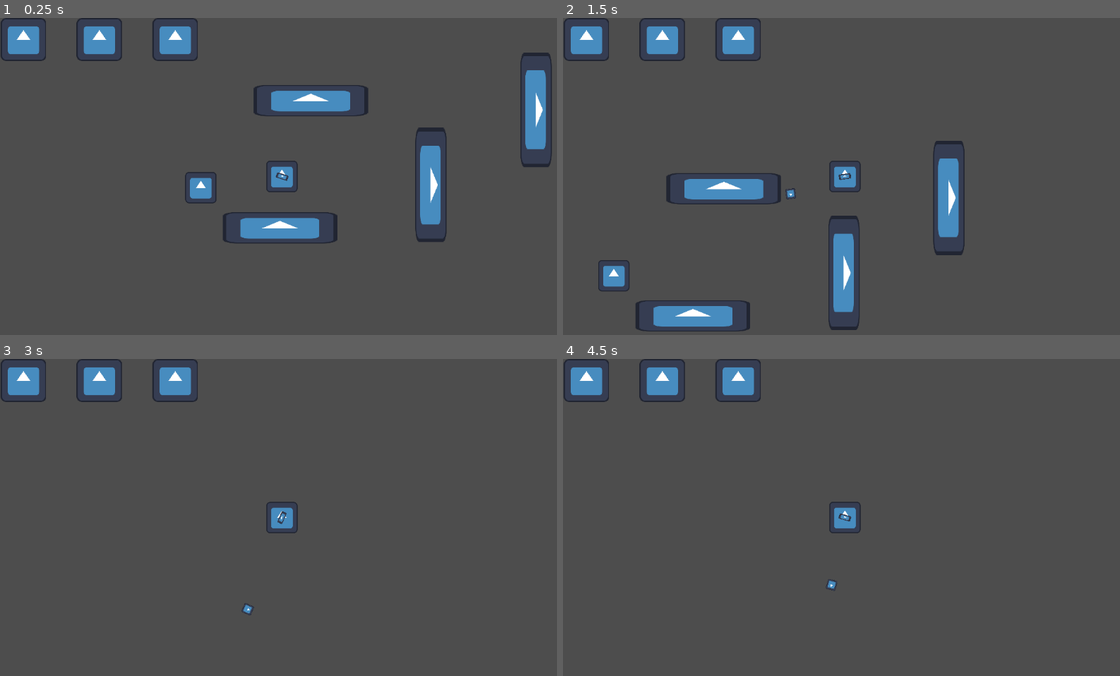
Above: before the commit, frames 1-4 (two rows, left to right).
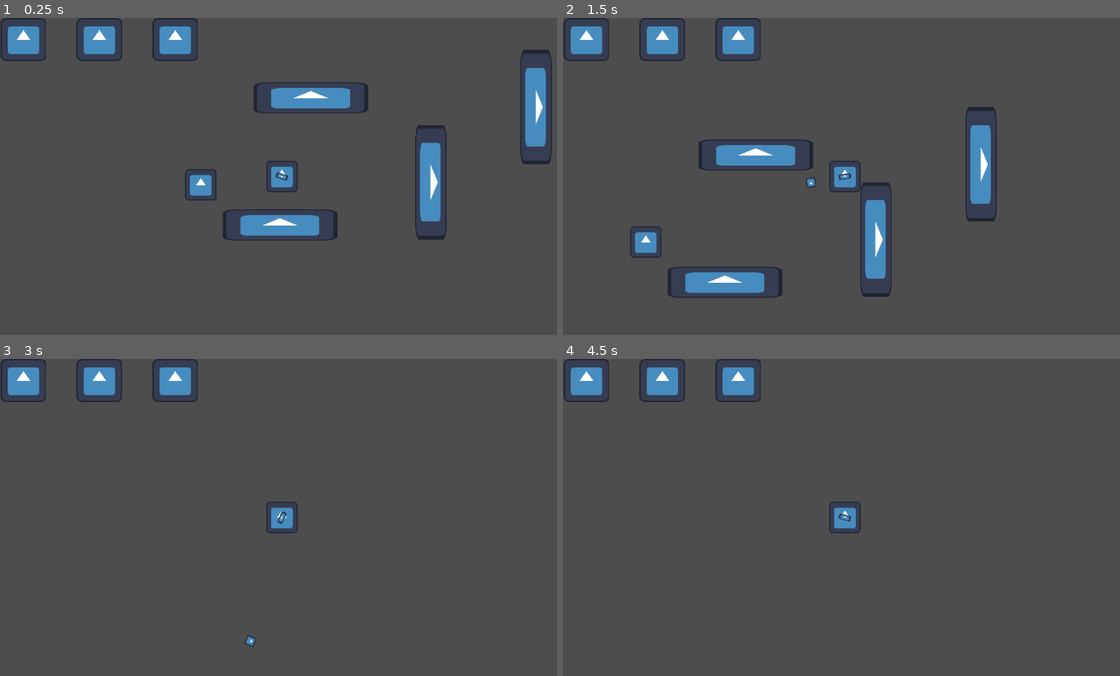
Above: after the commit, the same moments.

Repository: Sn0wy8/Haven
Game: Godot game, scene res://Scenes/main.tscn
Same seed, same stepped clock (60 frames per second), same inputs: the game is played once before the commit and once after it. The engine's default icon, where the game draws it, is replaced by a stand-in: a white triangle on a blue panel in a dark square.
Inputs (mouse positions are in pixels of both pictures, inside the frame that each line leads up to):
- Up to frame 1 (0.25 s): no input
- Up to frame 2 (1.5 s): move the mouse to (969, 160) at 0.52 s; hold W (UP) 0.53-1.28 s; hold D (RIGHT) from 0.53 s (still down); move the mouse to (730, 192) at 1.27 s; click (730, 192) at 1.35 s
- Up to frame 3 (3 s): tap W (UP) at 1.52, 1.55, 1.82 s; move the mouse to (339, 447) at 2.02 s; release D (RIGHT) at 2.03 s; hold A (LEFT) 2.03-2.78 s; hold W (UP) 2.03-2.78 s; move the mouse to (256, 580) at 2.77 s; hold D (RIGHT) from 2.78 s (still down); click (256, 580) at 2.85 s
- Up to frame 4 (4.5 s): tap W (UP) at 3.02, 3.05, 3.32 s; tap Enter at 3.5 s; move the mouse to (1014, 565) at 3.52 s; hold W (UP) 3.53-4.28 s; tap Space at 4.25 s; move the mouse to (674, 469) at 4.27 s; release D (RIGHT) at 4.28 s; hold A (LEFT) from 4.28 s (still down); click (674, 469) at 4.35 s

The runs differ from the first frame. In frame 1, 2.0% of the frame differs, in the area x 33-99%, y 10-72%; in frame 2, 10%, in the area x 6-78%, y 28-99%; in frame 3, less than 0.1%; in frame 4, less than 0.1%.

Commit message:
milk

Diff:
--- /dev/null
+++ b/haven/Scenes/MILK.tscn
@@ -0,0 +1,53 @@
+[gd_scene format=3 uid="uid://dxl0su5loavi0"]
+
+[ext_resource type="Texture2D" uid="uid://b7hg4shbn4cw" path="res://Assets/Sprites/the milk.png" id="1_4awyf"]
+[ext_resource type="Script" uid="uid://bih6xbne1hc2f" path="res://Scenes/MILKAREA.gd" id="2_w1ush"]
+[ext_resource type="Texture2D" uid="uid://cuc2bltp6e504" path="res://LIGHT TEXTURE.jpg" id="2_whfjn"]
+
+[sub_resource type="RectangleShape2D" id="RectangleShape2D_g4v7s"]
+size = Vector2(21, 56)
+
+[sub_resource type="Curve" id="Curve_g4v7s"]
+_limits = [-200.0, 200.0, 0.0, 1.0]
+_data = [Vector2(0, 200), 0.0, 0.0, 0, 0, Vector2(1, -200), 0.0, 0.0, 0, 0]
+point_count = 2
+
+[sub_resource type="Gradient" id="Gradient_yf5fn"]
+colors = PackedColorArray(1, 1, 1, 1, 1, 1, 1, 0)
+
+[node name="Node2D" type="Node2D" unique_id=1029409546]
+
+[node name="Sprite2D" type="Sprite2D" parent="." unique_id=730395392]
+light_mask = 2
+position = Vector2(-1, -1)
+texture = ExtResource("1_4awyf")
+
+[node name="MILKAREA" type="Area2D" parent="." unique_id=132333978]
+position = Vector2(-1, -1)
+script = ExtResource("2_w1ush")
+
+[node name="CollisionShape2D" type="CollisionShape2D" parent="MILKAREA" unique_id=740036640]
+light_mask = 2
+position = Vector2(0.5, 0)
+shape = SubResource("RectangleShape2D_g4v7s")
+
+[node name="CPUParticles2D" type="CPUParticles2D" parent="." unique_id=2139406132]
+amount = 25
+lifetime = 2.0
+emission_shape = 1
+emission_sphere_radius = 0.01
+direction = Vector2(0, -1)
+spread = 141.98
+gravity = Vector2(0, 10)
+initial_velocity_min = 25.0
+initial_velocity_max = 50.0
+linear_accel_curve = SubResource("Curve_g4v7s")
+damping_min = 10.0
+damping_max = 10.0
+color_ramp = SubResource("Gradient_yf5fn")
+
+[node name="PointLight2D" type="PointLight2D" parent="." unique_id=1936260148]
+position = Vector2(-2, -1)
+texture = ExtResource("2_whfjn")
+
+[connection signal="area_entered" from="MILKAREA" to="MILKAREA" method="_on_area_entered"]
--- /dev/null
+++ b/haven/Scenes/MILKAREA.gd
@@ -0,0 +1,18 @@
+extends Area2D
+class_name milk_ending_start
+@export var ending_started = false
+
+# Called when the node enters the scene tree for the first time.
+func _ready() -> void:
+	pass # Replace with function body.
+
+# Called every frame. 'delta' is the elapsed time since the previous frame.
+func _process(delta: float) -> void:
+	pass
+
+func _on_area_entered(area: Area2D) -> void:
+	ending_start()
+
+func ending_start():
+	print("ending triggered")
+	var ending_started = true
--- a/haven/Scripts/player.gd
+++ b/haven/Scripts/player.gd
@@ -1,4 +1,5 @@
 extends CharacterBody2D
+class_name main_player
 
 var health = 3
 var player_safe = false
@@ -15,11 +16,13 @@
 
 const MAX_SPEED = 1000
 const MAX_Y_SPEED = 900
-const SPEED = 700
+const SPEED = 600
 const CONST_FORWARD = 10
 const VERT_VELOCITY = -2500
 const FORWARD_DIR = Vector2.RIGHT
-const GRAVITY = 900
+const GRAVITY = 1000
+
+@export var player_velocity = Vector2(velocity.x,velocity.y)
 
 func _ready() -> void:
 	var hearts_parents = $health_bar/HBoxContainer
@@ -31,10 +34,10 @@
 func _physics_process(delta: float) -> void:
 	velocity.x = CONST_FORWARD
 	move_and_slide()
-	#print(velocity.y)
+	print(player_velocity)
 	if not is_on_floor() and velocity.y <= MAX_Y_SPEED:
 			velocity.y += GRAVITY * delta
-			velocity.y -= velocity.y * delta
+
 
 	if Input.is_action_pressed("UP"):
 		velocity.y += VERT_VELOCITY * delta
--- a/haven/project.godot
+++ b/haven/project.godot
@@ -12,7 +12,7 @@
 
 config/name="haven"
 run/main_scene="uid://due2n4hr7i02"
-config/features=PackedStringArray("4.6", "Forward Plus")
+config/features=PackedStringArray("4.7", "Forward Plus")
 config/icon="res://icon.svg"
 <<<<<<<HEADconfig/features=PackedStringArray("4.7", "Forward Plus")
 
Binary file added: haven/Assets/Sprites/the milk.png
Not shown, added: haven/Assets/Sprites/the milk.png.import
Binary file added: haven/LIGHT TEXTURE.jpg
Not shown, added: haven/LIGHT TEXTURE.jpg.import
Not shown, added: haven/Scenes/MILKAREA.gd.uid
